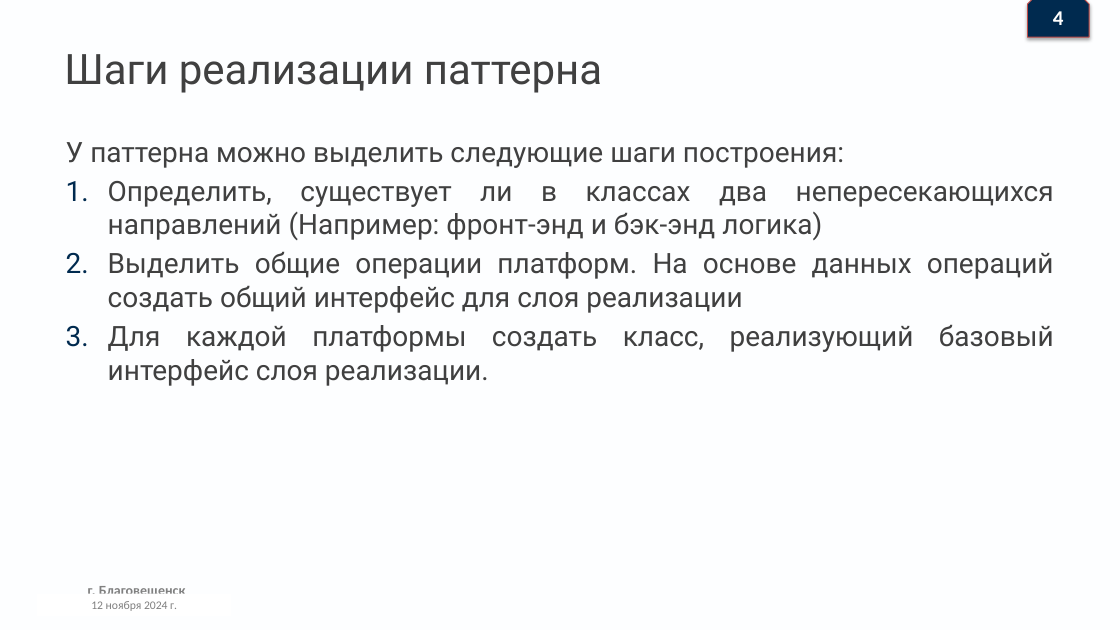
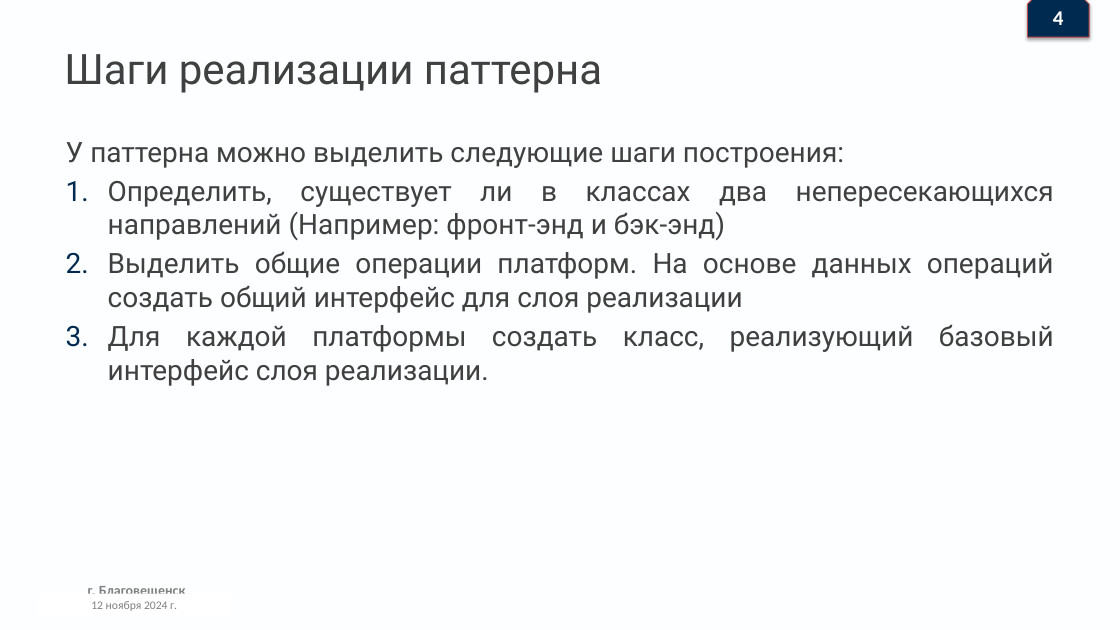
Before and after one commit to Denis-buh/Pattern-Bridge, a slide deck: slide 5 of Presentation/Презентация.pptx. Drawn at 1120x630 pixels with LibreOffice and Linux fonts; fonts in the diff are those of the drawing; background and template pictures are left out. Boxes give left, top, right and bottom in pixels: in the first picture for what was removed or moved away, otherwise in the second. Text is boxed around its words. In the diff, an @@ line names an element or a change of style, - is before the commit and + after.

```diff
--- a/Presentation/Презентация.pptx
+++ b/Presentation/Презентация.pptx
@@ text at (x1=108, y1=181, x2=1054, y2=240): text changed @@
-1. Определить, существует ли в классах два непересекающихся направлений (Например: фронт-энд и бэк-энд логика)
+1. Определить, существует ли в классах два непересекающихся направлений (Например: фронт-энд и бэк-энд)
```
Also in this commit, not shown: 4 other slides changed, 1 slide removed, 6 other files.
